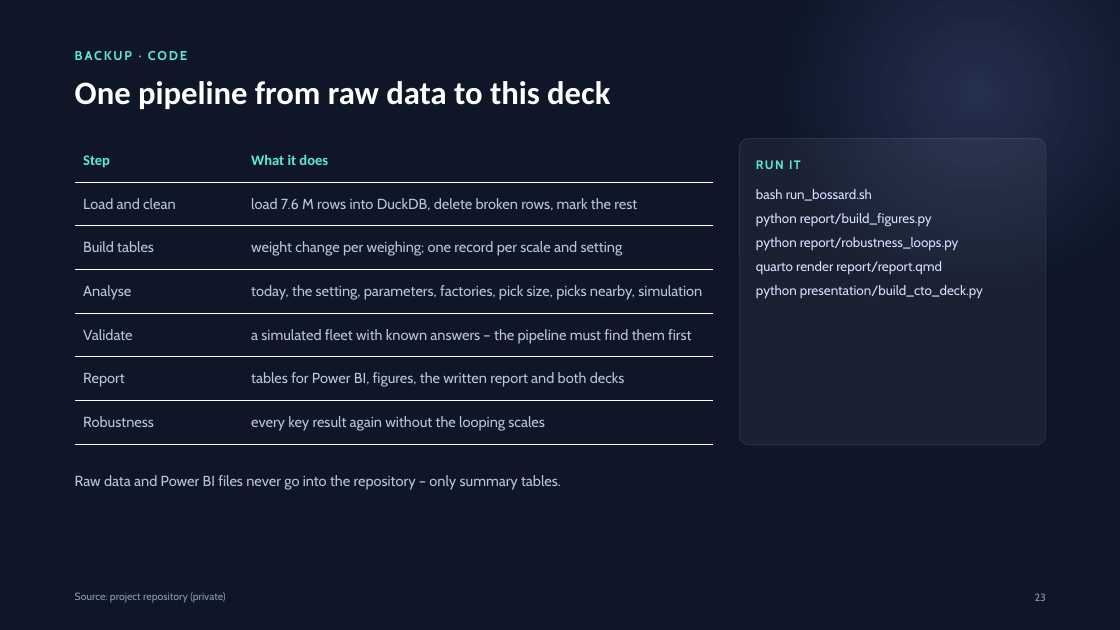
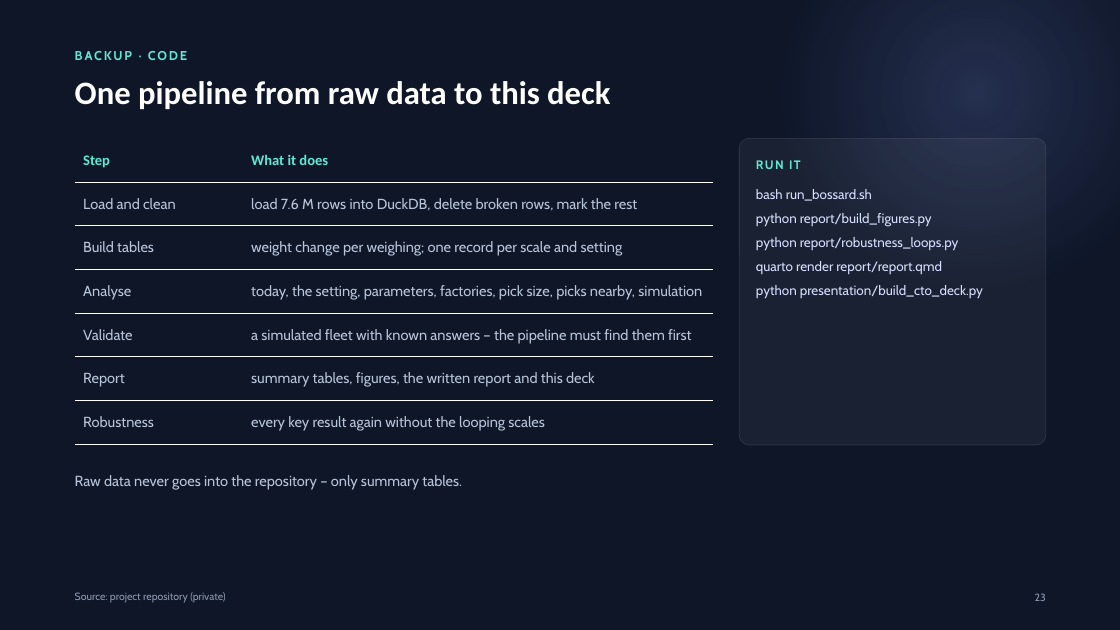
Before and after one commit to erenalpckroglu/smartbin-sensor-optimization, a slide deck: slide 23 of presentation/SmartBin – CTO presentation.pptx. Drawn at 1120x630 pixels with LibreOffice and Linux fonts; fonts in the diff are those of the drawing. Boxes give left, top, right and bottom in pixels: in the first picture for what was removed or moved away, otherwise in the second. Text is boxed around its words. In the diff, an @@ line names an element or a change of style, - is before the commit and + after.

Commit message:
Keep only the CTO deck
Remove the earlier long deck and its charts. The CTO deck builder now reads its numbers from presentation/deck_facts.py.

```diff
--- a/presentation/SmartBin – CTO presentation.pptx
+++ b/presentation/SmartBin – CTO presentation.pptx
@@ table at [75,139,713,444] @@
-row 6, column 2: tables for Power BI, figures, the written report and both decks
+row 6, column 2: summary tables, figures, the written report and this deck
@@ text at [75,475,462,490]: text changed @@
-Raw data and Power BI files never go into the repository – only summary tables.
+Raw data never goes into the repository – only summary tables.
```
Also in this commit, not shown: 2 other slides changed, 18 other files.
